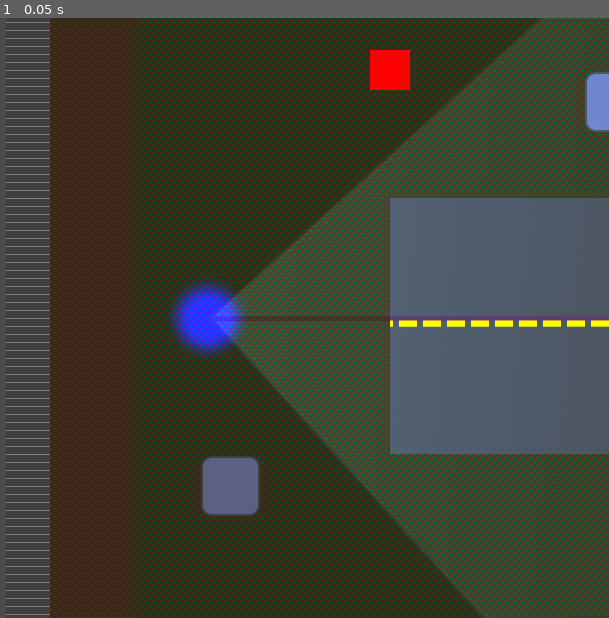
Above: before the commit, frame 1.
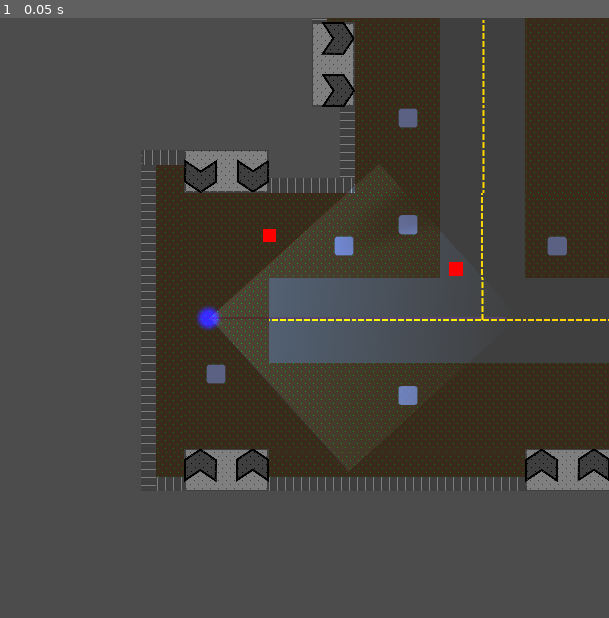
Above: after the commit, the same moment.

Repository: FugitiveTheGame/Fugitive
Game: Godot game, scene res://maps/map_00/Map_00_dev.tscn
Same seed, same stepped clock (60 frames per second), same inputs: the game is played once before the commit and once after it. This scene is started directly instead of the project's main scene.
Inputs:
- Up to frame 1 (0.05 s): no input

The runs differ from the first frame. In frame 1, 69% of the frame differs, in the area x 0-100%, y 0-100%.
Error in both runs: Assertion failed. (res://maps/map_00/Map_00_dev.gd:11)

Commit message:
Update to zoom of camera

Diff:
--- a/actors/seeker/Seeker.tscn
+++ b/actors/seeker/Seeker.tscn
@@ -46,3 +46,4 @@
 collide_with_areas = true
 
 [node name="Camera" type="Camera2D" parent="."]
+zoom = Vector2( 3, 3 )
--- a/maps/map_00/Map_00.gd
+++ b/maps/map_00/Map_00.gd
@@ -154,3 +154,4 @@
 	for seekerNode in seekers:
 		var seeker: Seeker = seekerNode
 		seeker.unfreeze()
+	$CanvasLayer/TimerLabel.hide()
